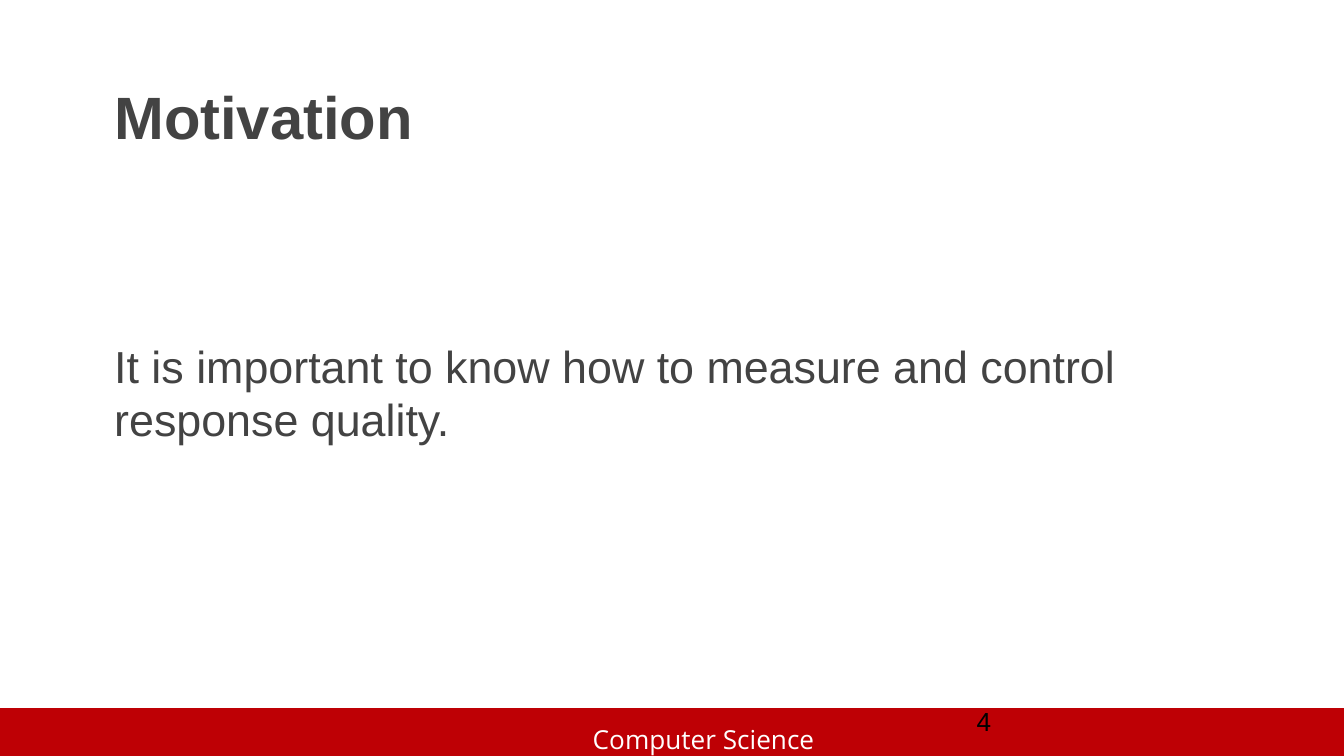
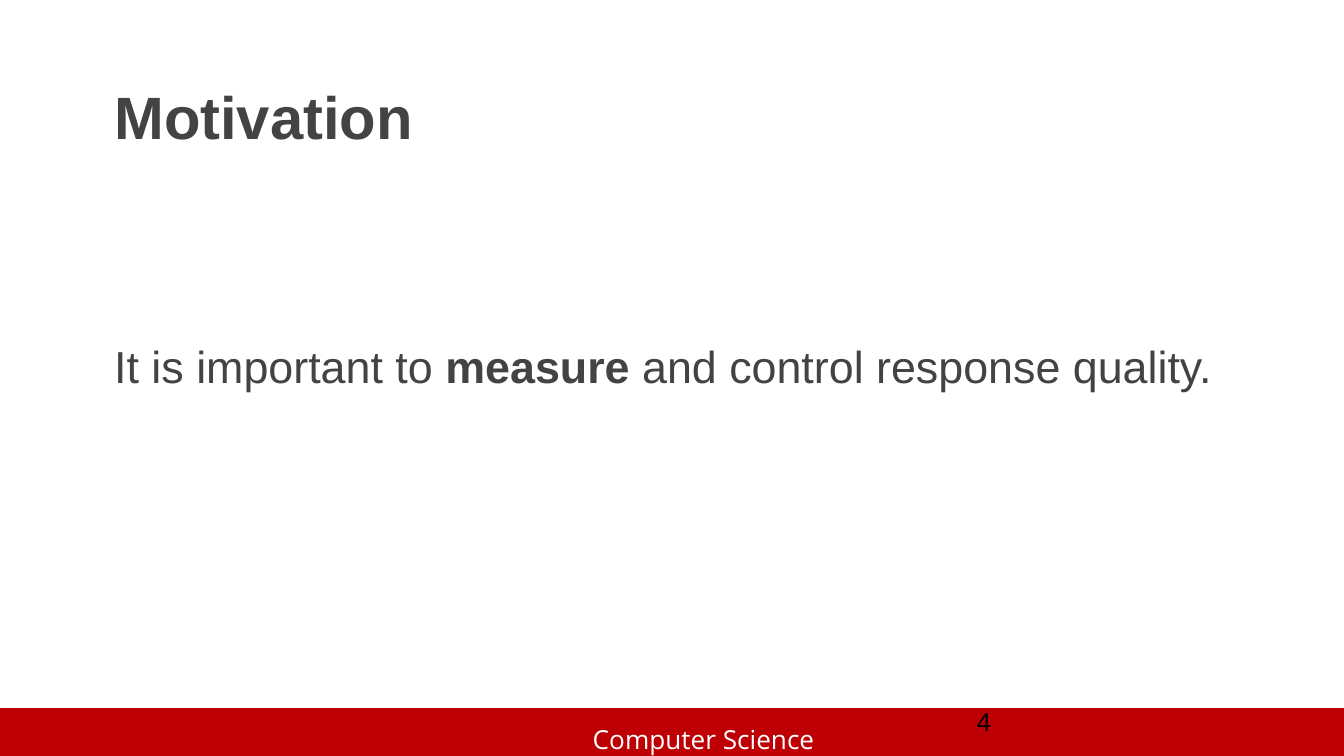
Before and after one commit to slhttc/slhttc.github.io, a slide deck: slide 4 of cv/Exploring Crowd Consistency in a Mechanical Turk Survey.pptx. Drawn at 1344x756 pixels with LibreOffice and Linux fonts; fonts in the diff are those of the drawing; background and template pictures are left out. Boxes give left, top, right and bottom in pixels: in the first picture for what was removed or moved away, otherwise in the second. Text is boxed around its words. In the diff, an @@ line names an element or a change of style, - is before the commit and + after.

```diff
--- a/cv/Exploring Crowd Consistency in a Mechanical Turk Survey.pptx
+++ b/cv/Exploring Crowd Consistency in a Mechanical Turk Survey.pptx
@@ subtitle at (x1=114, y1=350, x2=1212, y2=392): text changed @@
-It is important to know how to measure and control response quality.
+It is important to measure and control response quality.
```
Also in this commit, not shown: 5 other slides changed, 7 slides added, 3 slides removed.
